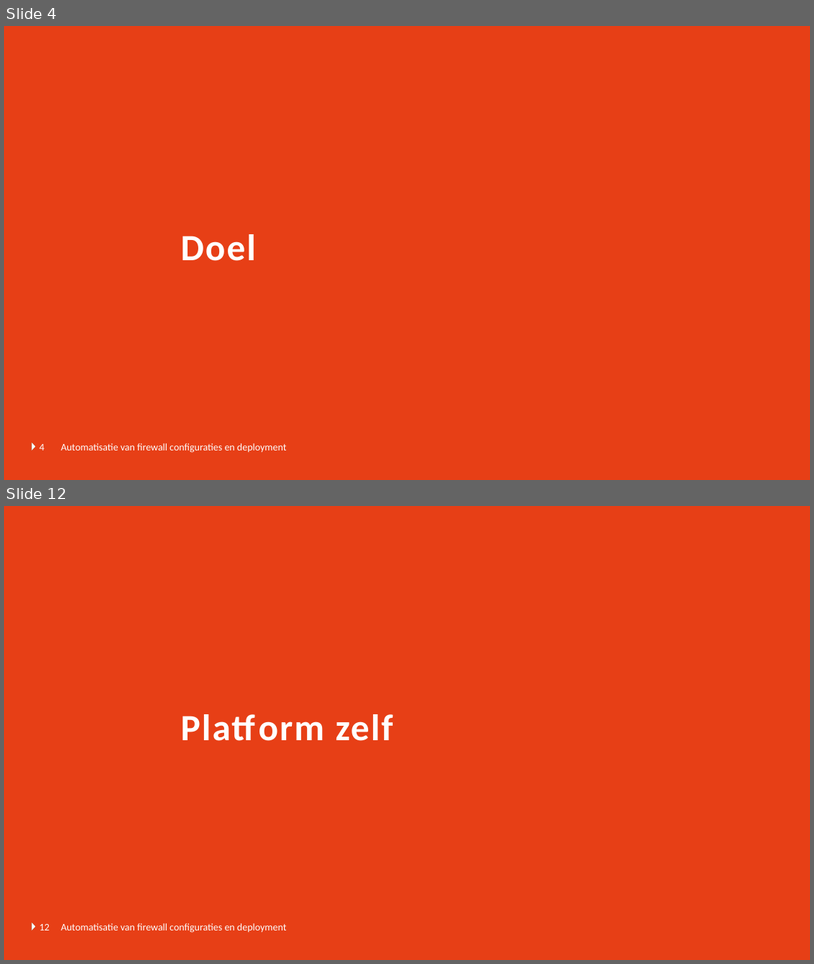
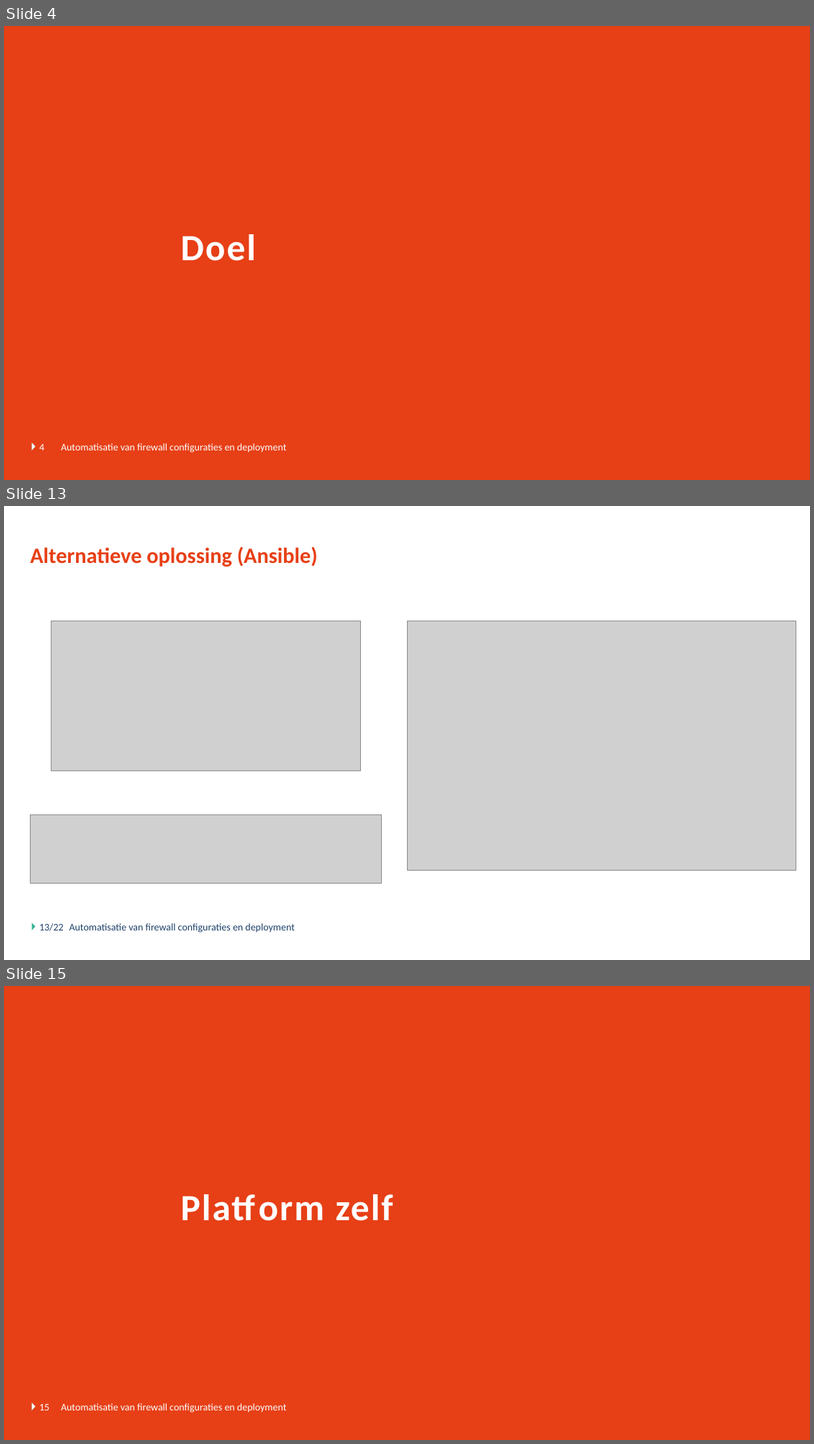
Before and after one commit to GerritVanMol/FirewallDeploymentPlatform, a slide deck: Documents/BachelorProef_VanMol_Gerrit_Verdediging.pptx. Shown one above the other, each under a label of ours: slides 4 and 12 before the commit, slides 4, 13 and 15 after it; the slides between them are not shown. The pictures are 814x964 and 814x1444 pixels, drawn with LibreOffice and Linux fonts; fonts in the diff are those of the drawing; grey boxes stand for pictures; background and template pictures are left out. Boxes give left, top, right and bottom in pixels: in the first picture for what was removed or moved away, otherwise in the second. Text is boxed around its words. In the diff, an @@ line names an element or a change of style, - is before the commit and + after.

```diff
--- a/Documents/BachelorProef_VanMol_Gerrit_Verdediging.pptx
+++ b/Documents/BachelorProef_VanMol_Gerrit_Verdediging.pptx
@@ slide 13 added at bbox=[4, 506, 810, 960], background #FFFFFF; not listed: 1 template element that a slide beside it also shows @@
@@ title added at bbox=[30, 546, 318, 566], 26 pt, text #E73F16, bold @@
+Alternatieve oplossing (Ansible)
@@ picture added at bbox=[52, 621, 361, 770] @@
@@ picture added at bbox=[407, 621, 797, 870] @@
@@ picture added at bbox=[30, 815, 381, 883] @@
@@ page number added at bbox=[39, 923, 64, 931], 12 pt, text #1F416B @@
+13/22
@@ text added at bbox=[70, 923, 295, 932], 12 pt, text #1F416B @@
+Automatisatie van firewall configuraties en deployment
@@ what was slide 12 is now slide 15 @@
@@ page number at bbox=[39, 1404, 49, 1410]: text changed @@
-12
+15
```
Also in this commit, not shown: 12 slides changed, 2 other slides added, 4 other files.
